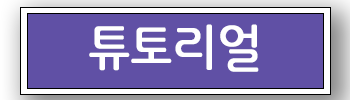
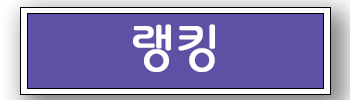
Revision of a layered 350 x 100 image; what changed, layer by layer:
renamed "튜토리얼" to "랭킹", painted on it over <box>89,24,259,72</box>
